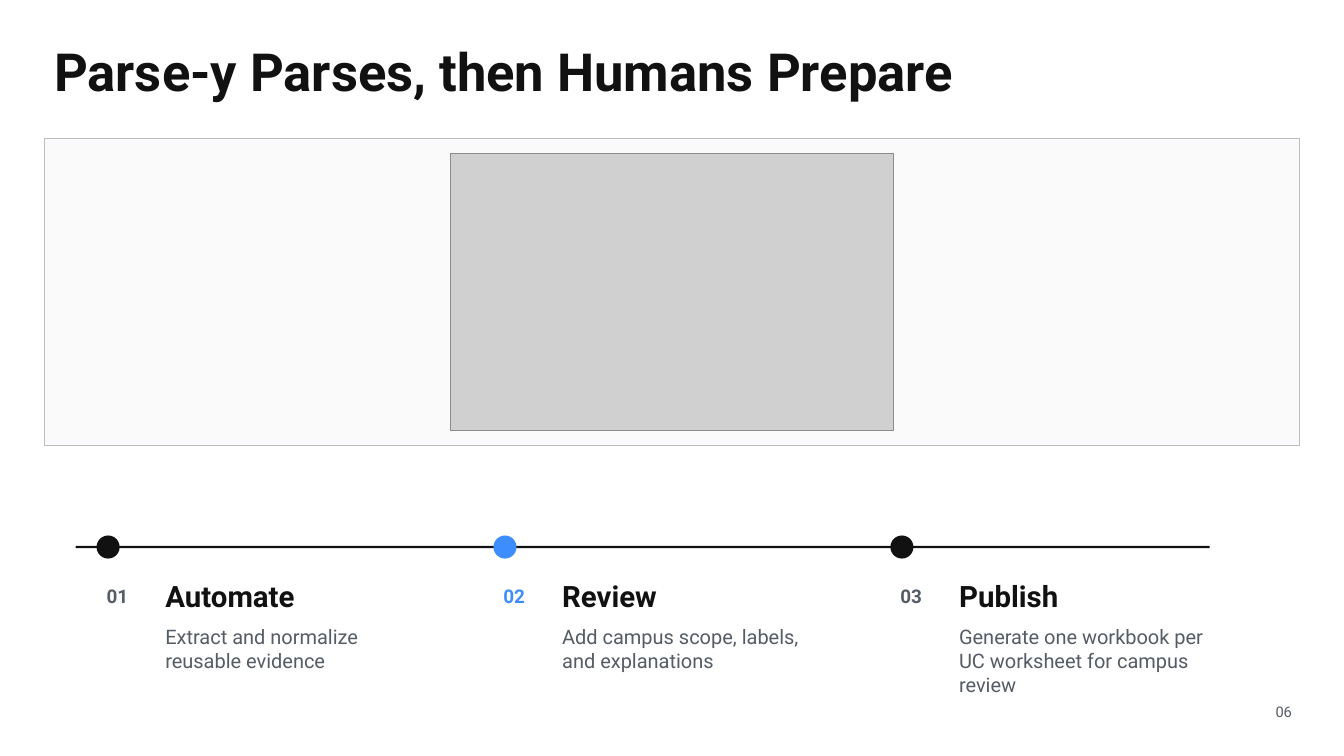
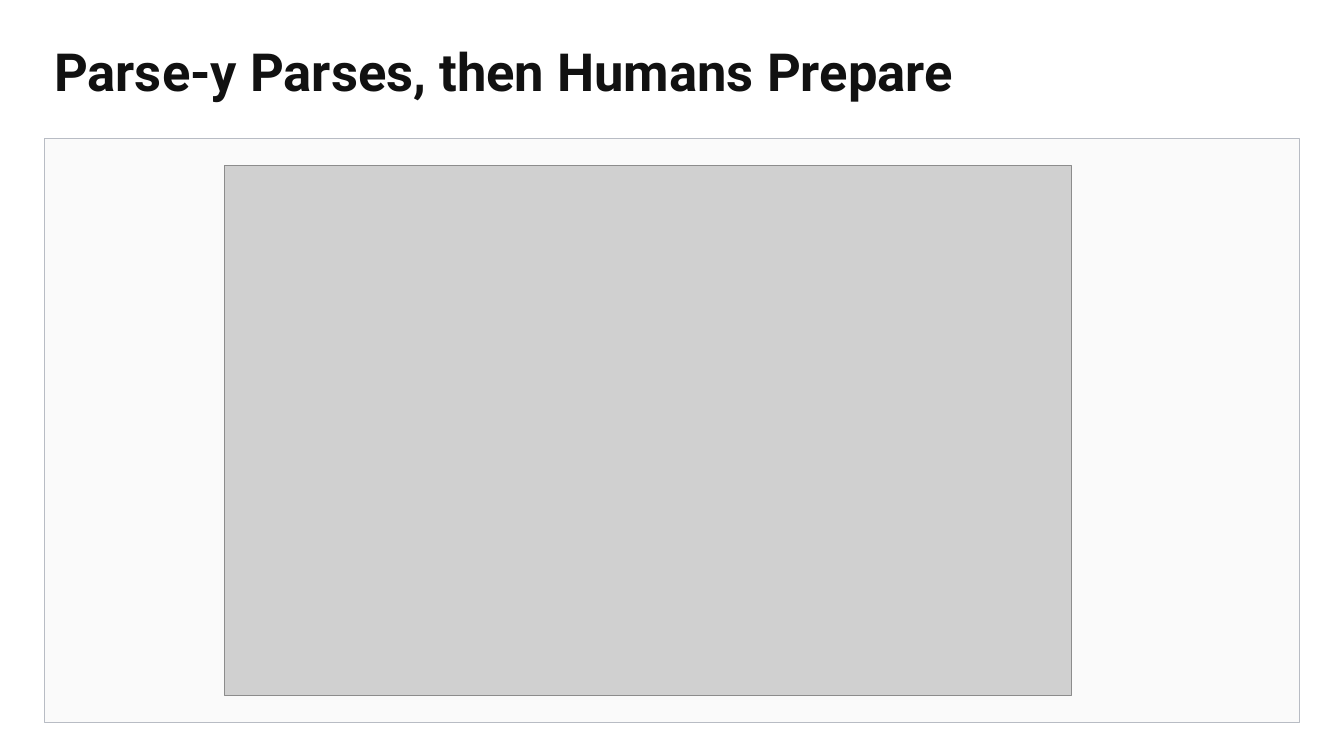
Before and after one commit to kristenchua-commits/alma-analytics-catalog-file-parser-project, a slide deck: slide 12 of documentation/presentations/parsey-and-pipelines---alma-analytics-catalog-file-parser-overview.pptx (slide 11 before the commit). Drawn at 1344x756 pixels with LibreOffice and Linux fonts; fonts in the diff are those of the drawing; grey boxes stand for pictures. Boxes give left, top, right and bottom in pixels: in the first picture for what was removed or moved away, otherwise in the second. Text is boxed around its words. In the diff, an @@ line names an element or a change of style, - is before the commit and + after.

```diff
--- a/documentation/presentations/parsey-and-pipelines---alma-analytics-catalog-file-parser-overview.pptx
+++ b/documentation/presentations/parsey-and-pipelines---alma-analytics-catalog-file-parser-overview.pptx
@@ rectangle: place and size @@
-rectangle at [44,139,1301,446]
+rectangle at [44,139,1301,723]
@@ picture: place and size @@
-picture at [451,153,894,431]
+picture at [224,165,1072,696]
@@ ellipse removed at [97,535,120,559] @@
@@ ellipse removed at [494,535,517,559] @@
@@ ellipse removed at [890,535,913,559] @@
@@ rectangle removed at [76,546,1210,548] @@
@@ text removed at [107,589,129,603] @@
-01
@@ text removed at [165,586,294,608] @@
-Automate
@@ text removed at [503,589,525,603] @@
-02
@@ text removed at [562,585,657,608] @@
-Review
@@ text removed at [900,589,922,603] @@
-03
@@ text removed at [959,585,1058,608] @@
-Publish
@@ text removed at [165,629,358,668] @@
-Extract and normalize reusable evidence
@@ text removed at [562,629,799,672] @@
-Add campus scope, labels, and explanations
@@ text removed at [959,629,1203,692] @@
-Generate one workbook per UC worksheet for campus review
@@ text removed at [1276,706,1292,717] @@
-06
```
Also in this commit, not shown: 9 other slides changed, 3 slides added, 1 other file.
